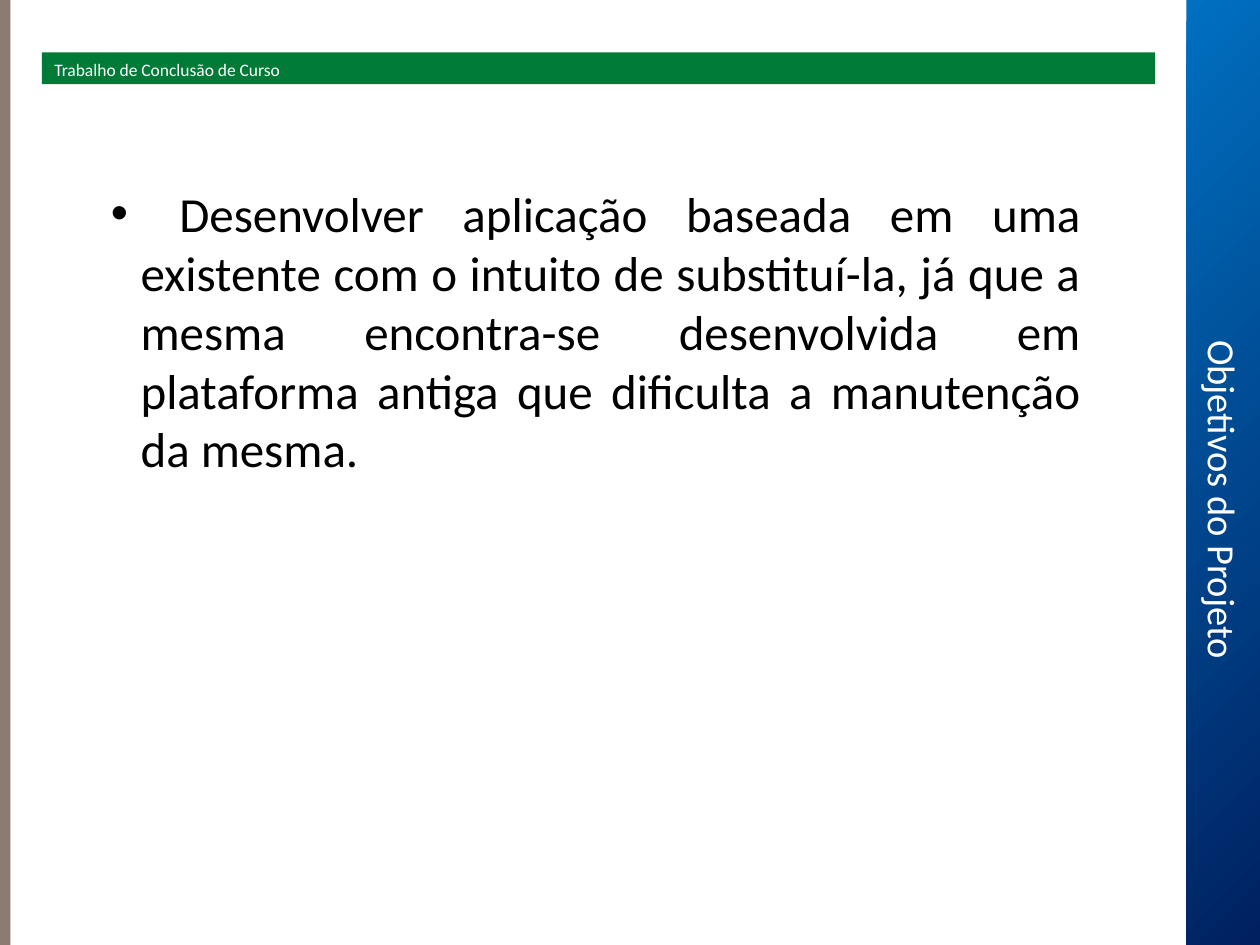
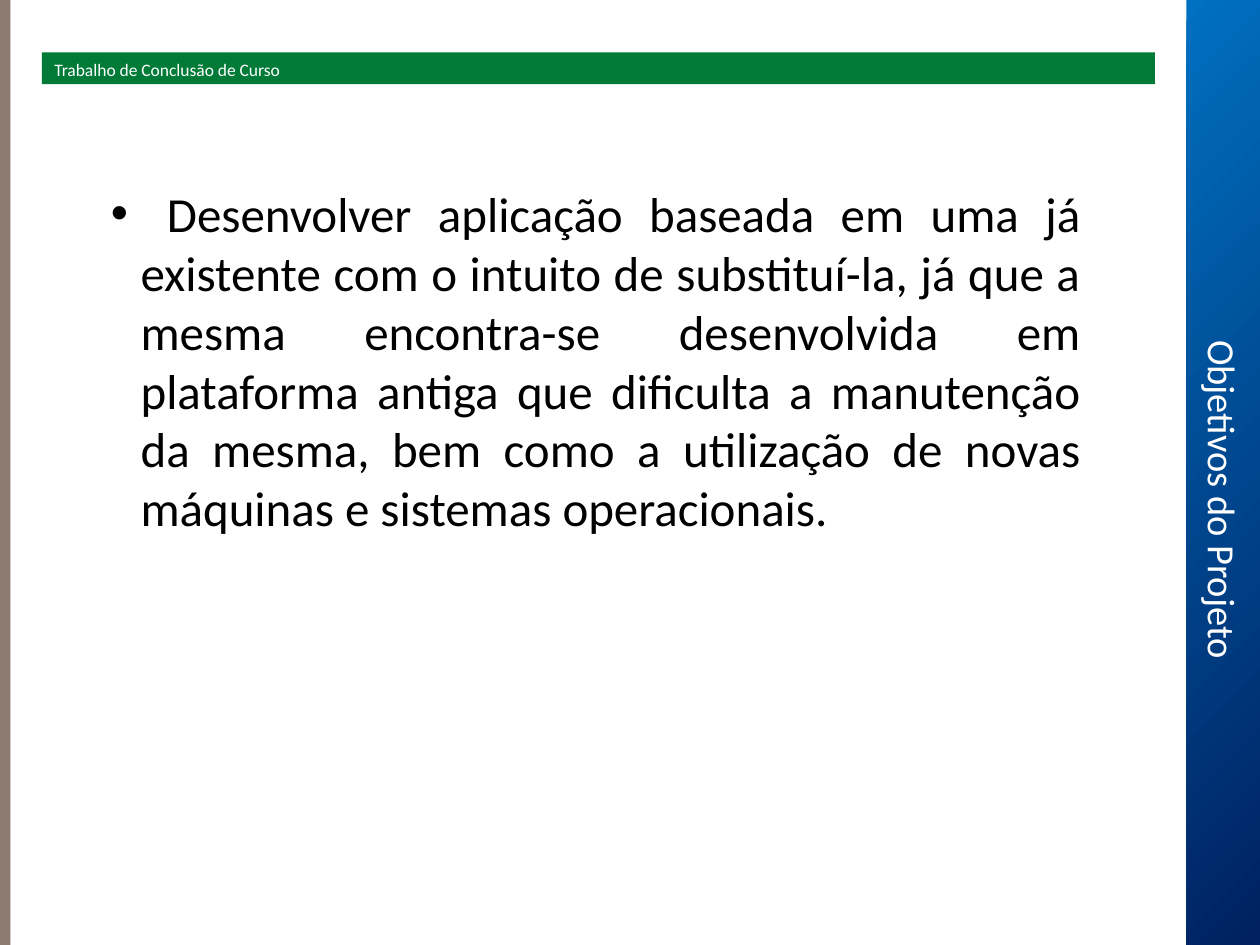
Before and after one commit to robsonmrsp/tcc-fbv-poscomp5-fabrica2, a slide deck: slide 3 of sisa/Seminário/Apresentação.ppt. Drawn at 1260x945 pixels with LibreOffice and Linux fonts; fonts in the diff are those of the drawing; background and template pictures are left out. Boxes give left, top, right and bottom in pixels: in the first picture for what was removed or moved away, otherwise in the second. Text is boxed around its words. In the diff, an @@ line names an element or a change of style, - is before the commit and + after.

```diff
--- a/sisa/Seminário/Apresentação.ppt
+++ b/sisa/Seminário/Apresentação.ppt
@@ text at <box>141,198,1080,534</box>: text changed @@
-• Desenvolver aplicação baseada em uma existente com o intuito de substituí-la, já que a mesma encontra-se desenvolvida em plataforma antiga que dificulta a manutenção da mesma.
+• Desenvolver aplicação baseada em uma já existente com o intuito de substituí-la, já que a mesma encontra-se desenvolvida em plataforma antiga que dificulta a manutenção da mesma, bem como a utilização de novas máquinas e sistemas operacionais.
```
Also in this commit, not shown: 4 other slides changed, 2 slides added.
